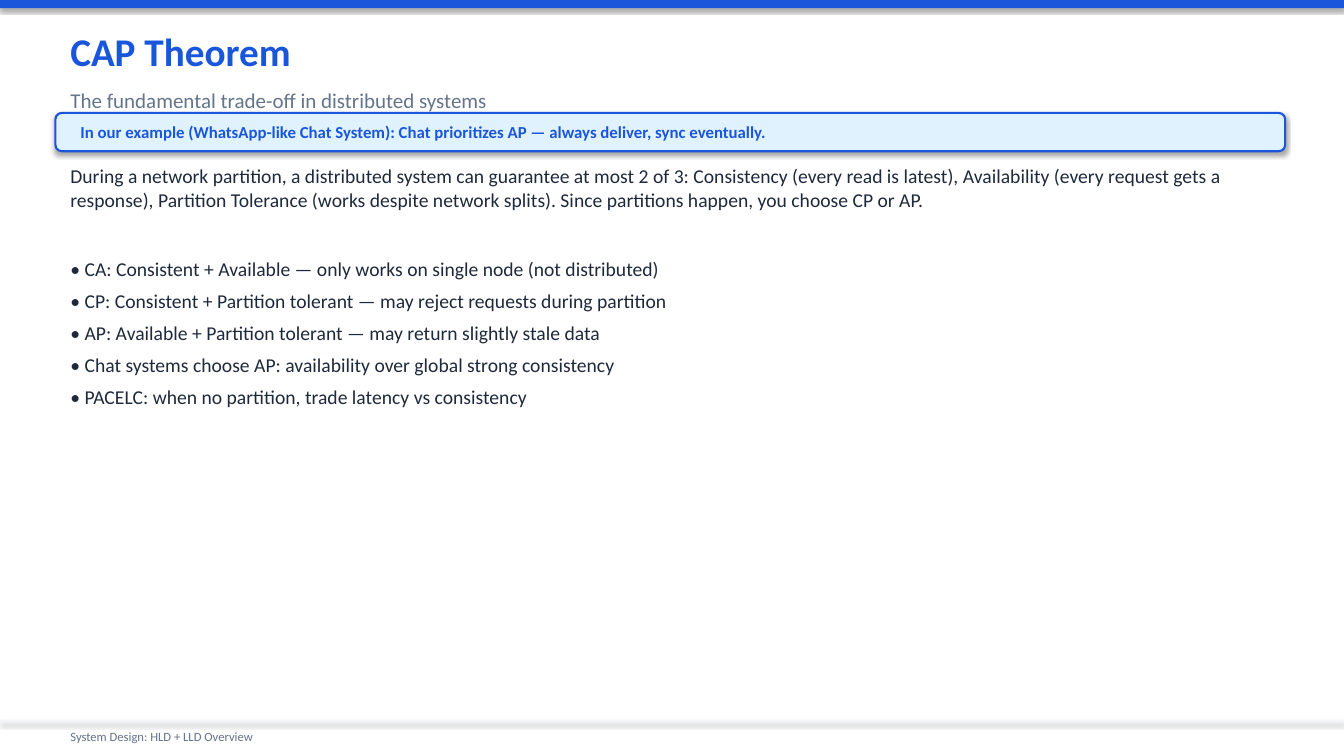
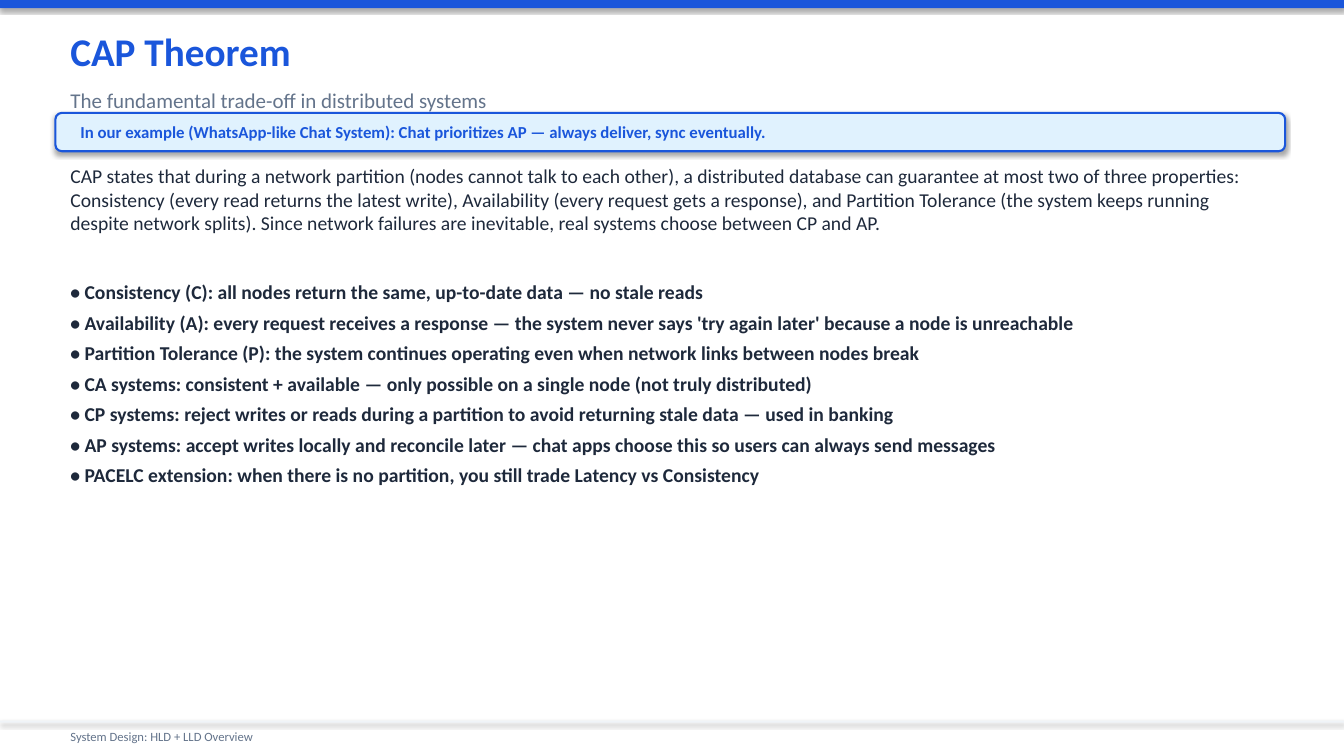
Before and after one commit to sniper1611/mainwebsite, a slide deck: slide 20 of System_Design_Presentation.pptx (slide 18 before the commit). Drawn at 1344x756 pixels with LibreOffice and Linux fonts; fonts in the diff are those of the drawing. Boxes give left, top, right and bottom in pixels: in the first picture for what was removed or moved away, otherwise in the second. Text is boxed around its words. In the diff, an @@ line names an element or a change of style, - is before the commit and + after.

```diff
--- a/System_Design_Presentation.pptx
+++ b/System_Design_Presentation.pptx
@@ text at <box>70,169,1240,233</box>: text changed @@
-During a network partition, a distributed system can guarantee at most 2 of 3: Consistency (every read is latest), Availability (every request gets a response), Partition Tolerance (works despite network splits). Since partitions happen, you choose CP or AP.
+CAP states that during a network partition (nodes cannot talk to each other), a distributed database can guarantee at most two of three properties: Consistency (every read returns the latest write), Availability (every request gets a response), and Partition Tolerance (the system keeps running despite network splits). Since network failures are inevitable, real systems choose between CP and AP.
@@ text at <box>85,284,1073,485</box>: text changed; bold on @@
-• CA: Consistent + Available — only works on single node (not distributed)
-• CP: Consistent + Partition tolerant — may reject requests during partition
-• AP: Available + Partition tolerant — may return slightly stale data
-• Chat systems choose AP: availability over global strong consistency
-• PACELC: when no partition, trade latency vs consistency
+• Consistency (C): all nodes return the same, up-to-date data — no stale reads
+• Availability (A): every request receives a response — the system never says 'try again later' because a node is unreachable
+• Partition Tolerance (P): the system continues operating even when network links between nodes break
+• CA systems: consistent + available — only possible on a single node (not truly distributed)
+• CP systems: reject writes or reads during a partition to avoid returning stale data — used in banking
+• AP systems: accept writes locally and reconcile later — chat apps choose this so users can always send messages
+• PACELC extension: when there is no partition, you still trade Latency vs Consistency
```
Also in this commit, not shown: 53 other slides changed, 5 slides added, 2 slides removed.
